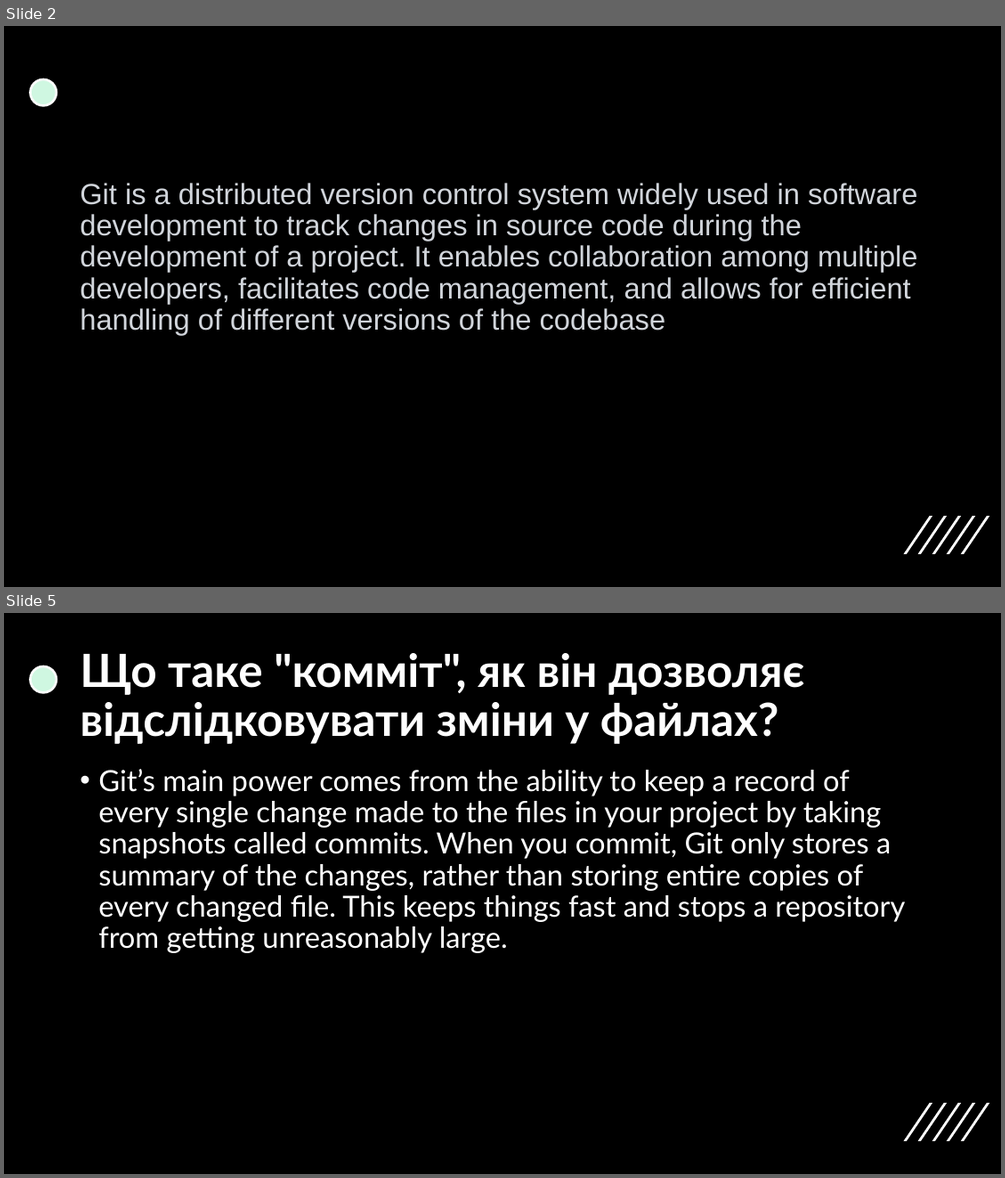
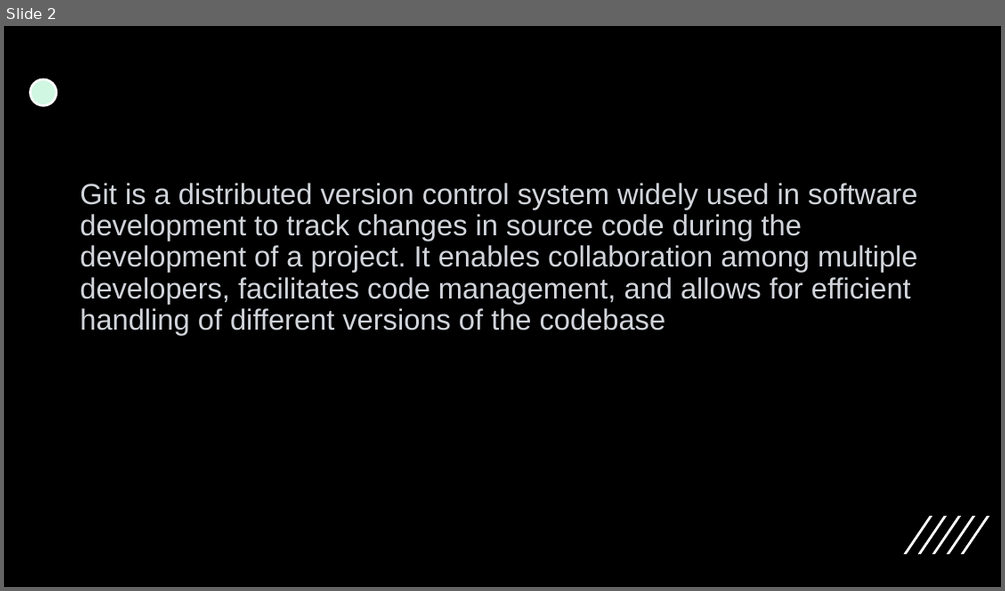
Before and after one commit to Maxus1012/chipichapa, a slide deck: Work-case№1.pptx. Shown one above the other, each under a label of ours: slides 2 and 5 before the commit, slide 2 after it; the slides between them are not shown. The pictures are 1005x1178 and 1005x591 pixels, drawn with LibreOffice and Linux fonts; fonts in the diff are those of the drawing. Boxes give left, top, right and bottom in pixels: in the first picture for what was removed or moved away, otherwise in the second. Text is boxed around its words. In the diff, an @@ line names an element or a change of style, - is before the commit and + after.

```diff
--- a/Work-case№1.pptx
+++ b/Work-case№1.pptx
@@ slide 5 removed at [4,613,1001,1174], background #000000; not listed: 6 template elements that a slide beside it also shows @@
@@ title removed at [80,653,805,744] @@
-Що таке "комміт", як він дозволяє відслідковувати зміни у файлах?
@@ text removed at [98,769,905,953] @@
-• Git’s main power comes from the ability to keep a record of every single change made to the files in your project by taking snapshots called commits. When you commit, Git only stores a summary of the changes, rather than storing entire copies of every changed file. This keeps things fast and stops a repository from getting unreasonably large.
```
Also in this commit, not shown: 1 slide changed.
